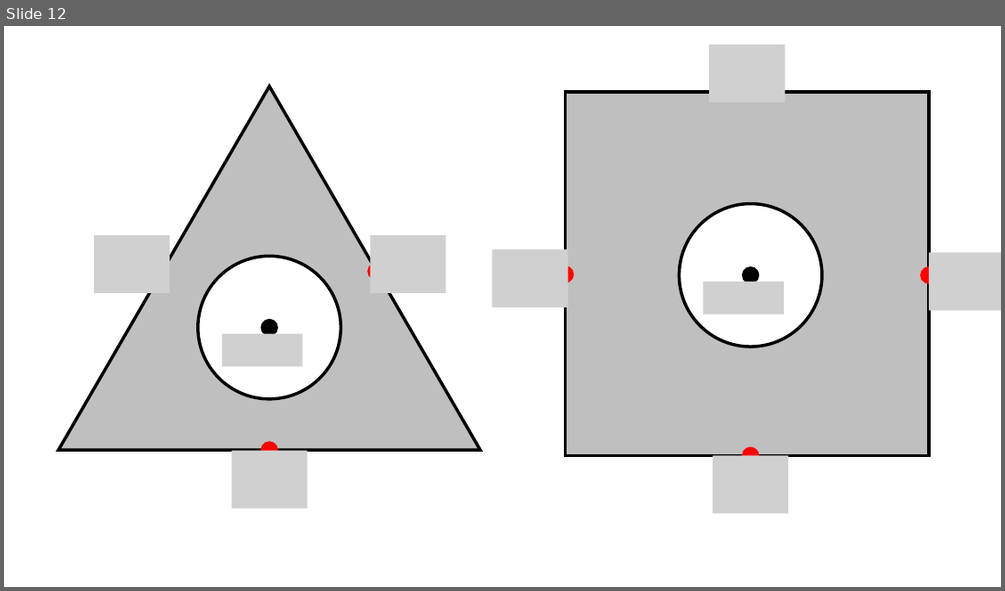
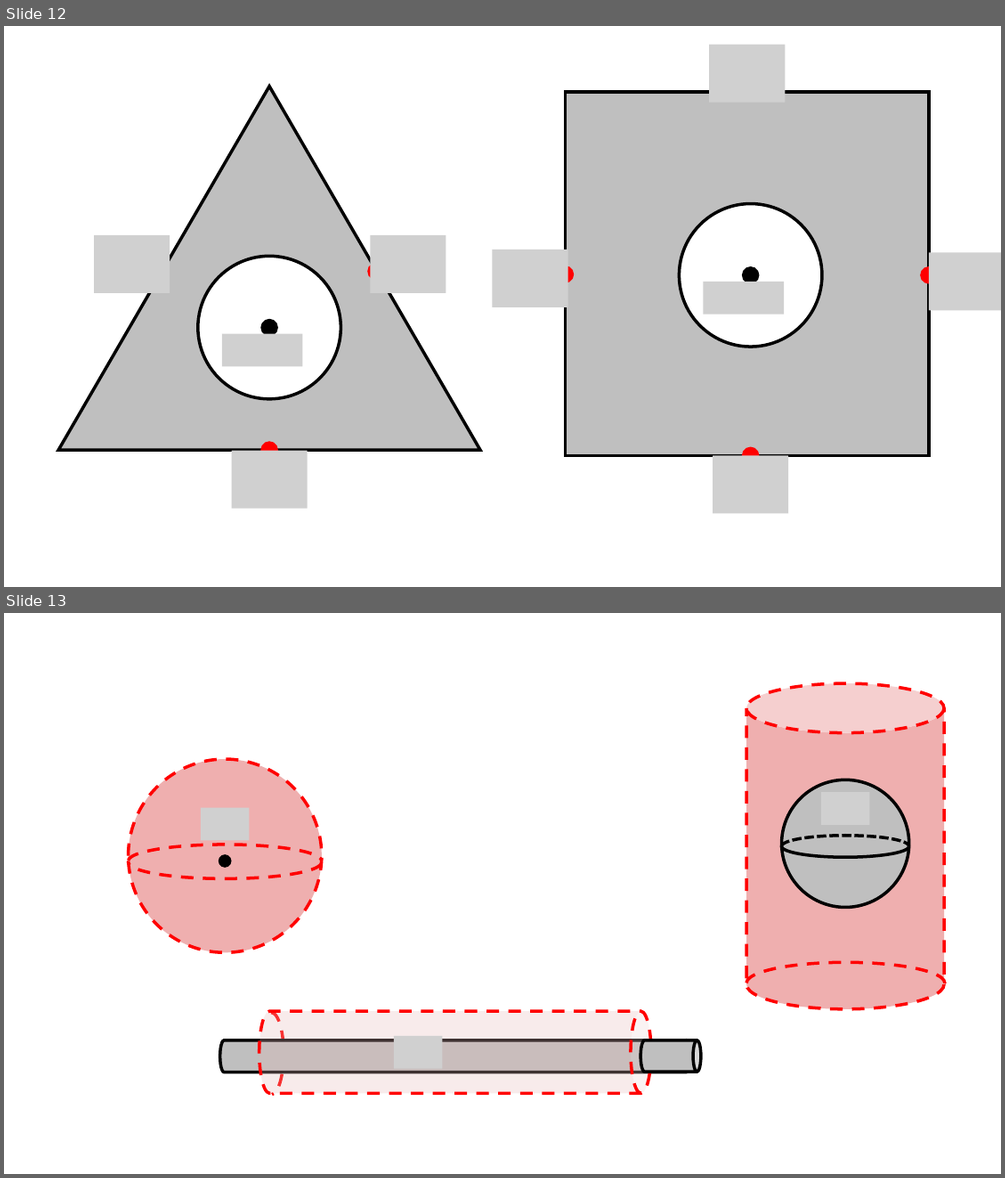
Before and after one commit to OSTP/PhysicsArtofModelling, a slide deck: tex/figures/Gauss/Figures.pptx. Shown one above the other, each under a label of ours: slide 12 before the commit, slides 12 and 13 after it. The pictures are 1005x591 and 1005x1178 pixels, drawn with LibreOffice and Linux fonts; fonts in the diff are those of the drawing; grey boxes stand for pictures. Boxes give left, top, right and bottom in pixels: in the first picture for what was removed or moved away, otherwise in the second. Text is boxed around its words. In the diff, an @@ line names an element or a change of style, - is before the commit and + after.

```diff
--- a/tex/figures/Gauss/Figures.pptx
+++ b/tex/figures/Gauss/Figures.pptx
@@ slide 13 added at [4, 613, 1001, 1174], background #FFFFFF @@
@@ ellipse added at [128, 759, 322, 952], fill #EFAFAF, outline #FF0000 3 pt dashed @@
@@ group added at [746, 683, 945, 1008]: 3 arc (boxed as its full ellipse)s, 1 cylinder, 1 ellipse, 1 picture @@
@@ picture added at [201, 807, 250, 840] @@
@@ arc (boxed as its full ellipse) added at [128, 845, 322, 878], fill #EFAFAF, outline #FF0000 3 pt dashed @@
@@ arc (boxed as its full ellipse) added at [128, 844, 322, 877], fill #EFAFAF, outline #FF0000 3 pt dashed @@
@@ ellipse added at [220, 856, 230, 866], fill #000000, outline #000000 3 pt @@
@@ group added at [219, 1011, 701, 1094]: 3 cylinders, 1 arc (boxed as its full ellipse), 1 picture @@
```
Also in this commit, not shown: 2 slides changed, 1 slide removed, 8 other files.
